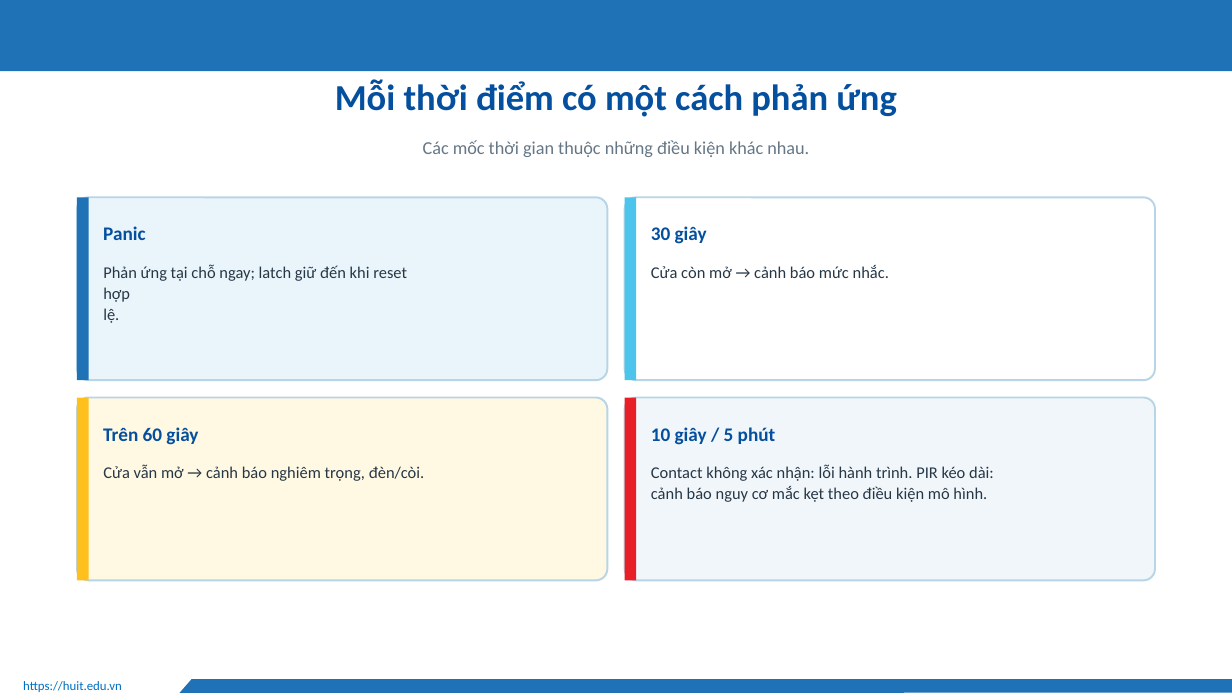
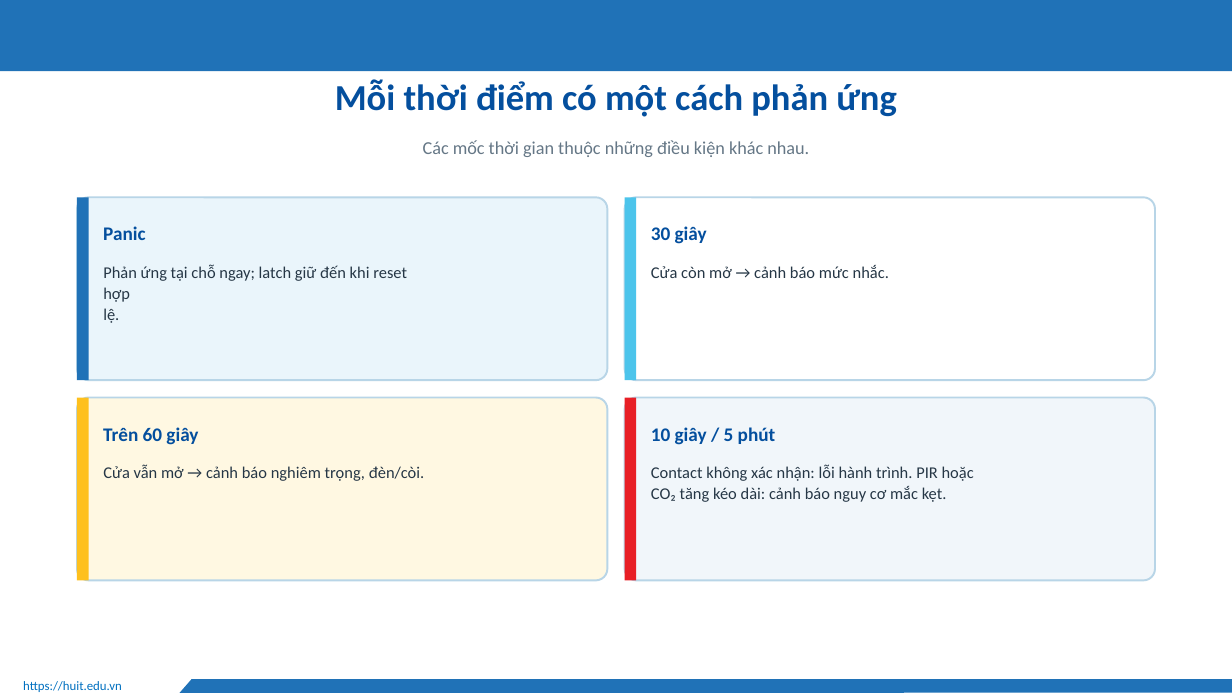
Before and after one commit to Huuloc123456/khoguard-iot, a slide deck: slide 15 of docs/slides/KhoGuard-thuyet-trinh.pptx (slide 13 before the commit). Drawn at 1232x693 pixels with LibreOffice and Linux fonts; fonts in the diff are those of the drawing; background and template pictures are left out. Boxes give left, top, right and bottom in pixels: in the first picture for what was removed or moved away, otherwise in the second. Text is boxed around its words. In the diff, an @@ line names an element or a change of style, - is before the commit and + after.

```diff
--- a/docs/slides/KhoGuard-thuyet-trinh.pptx
+++ b/docs/slides/KhoGuard-thuyet-trinh.pptx
@@ text at (x1=651, y1=465, x2=974, y2=502): text changed @@
-Contact không xác nhận: lỗi hành trình. PIR kéo dài:
-cảnh báo nguy cơ mắc kẹt theo điều kiện mô hình.
+Contact không xác nhận: lỗi hành trình. PIR hoặc
+CO₂ tăng kéo dài: cảnh báo nguy cơ mắc kẹt.
```
Also in this commit, not shown: 17 other slides changed, 4 slides added, 7 other files.
